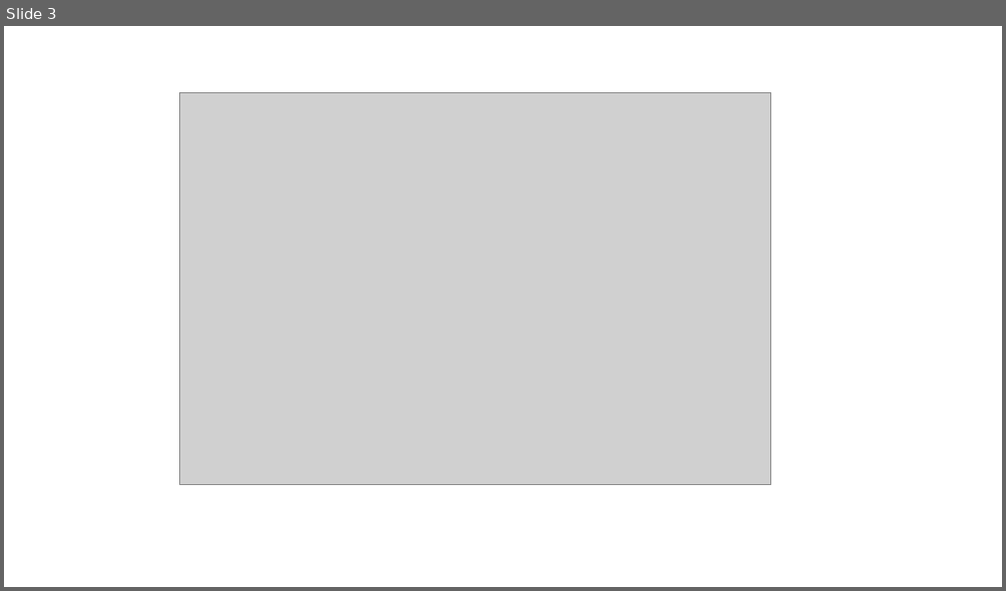
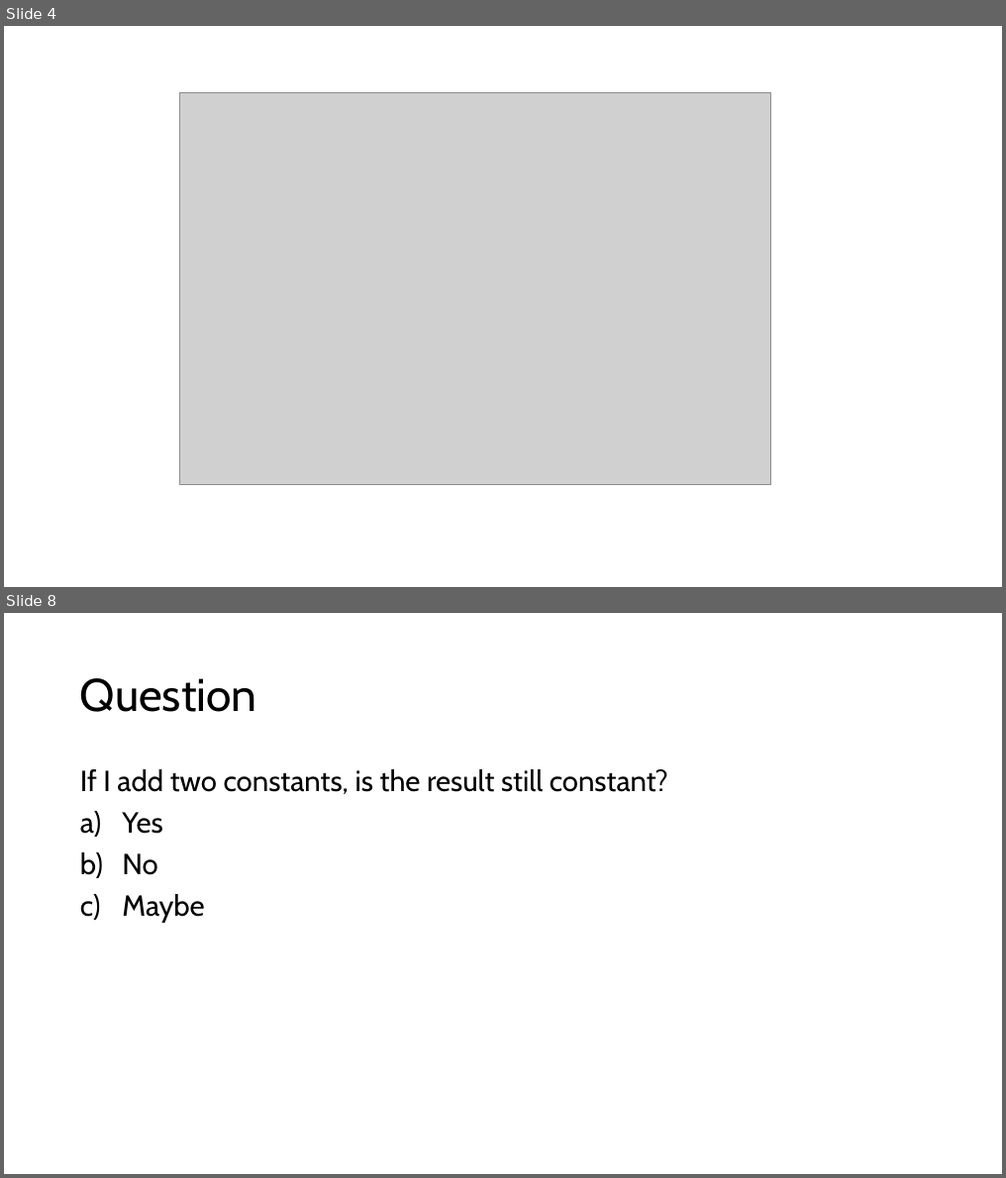
Before and after one commit to rtlines/Introductory-Physics-II, a slide deck: Lecture_Slides/PH 123 Lecture 36.pptx. Shown one above the other, each under a label of ours: slide 3 before the commit, slides 4 and 8 after it; the slides between them are not shown. The pictures are 1006x591 and 1006x1178 pixels, drawn with LibreOffice and Linux fonts; fonts in the diff are those of the drawing; grey boxes stand for pictures. Boxes give left, top, right and bottom in pixels: in the first picture for what was removed or moved away, otherwise in the second. Text is boxed around its words. In the diff, an @@ line names an element or a change of style, - is before the commit and + after.

```diff
--- a/Lecture_Slides/PH 123 Lecture 36.pptx
+++ b/Lecture_Slides/PH 123 Lecture 36.pptx
@@ slide 8 added at (4, 613, 1002, 1174), background #FFFFFF @@
@@ title added at (80, 678, 257, 712), 44 pt, text #000000 @@
+Question
@@ text added at (80, 769, 668, 923), 28 pt, text #000000 @@
+If I add two constants, is the result still constant?
+a) Yes
+b) No
+c) Maybe
@@ what was slide 3 is now slide 4 @@
```
Also in this commit, not shown: 5 other slides added, 5 other files.
